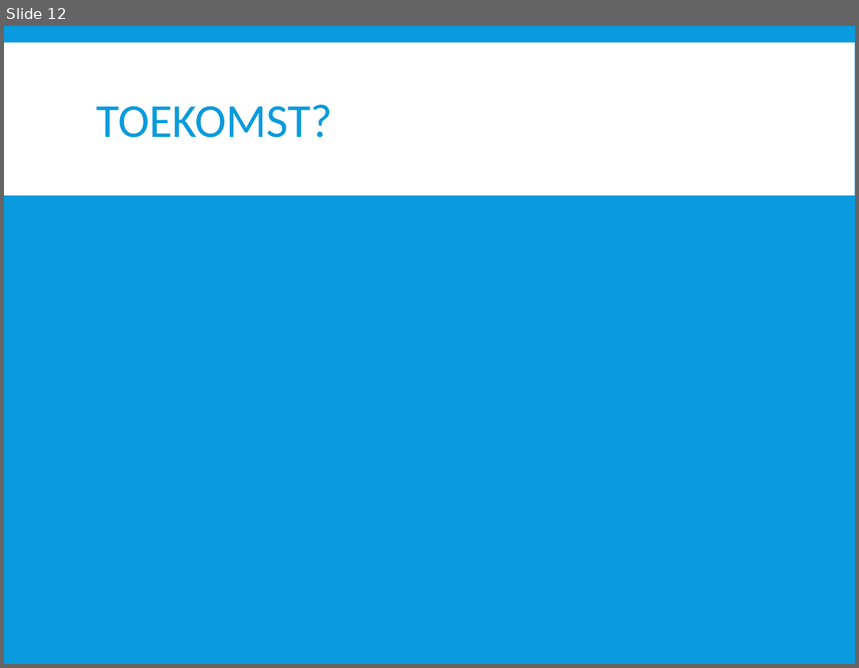
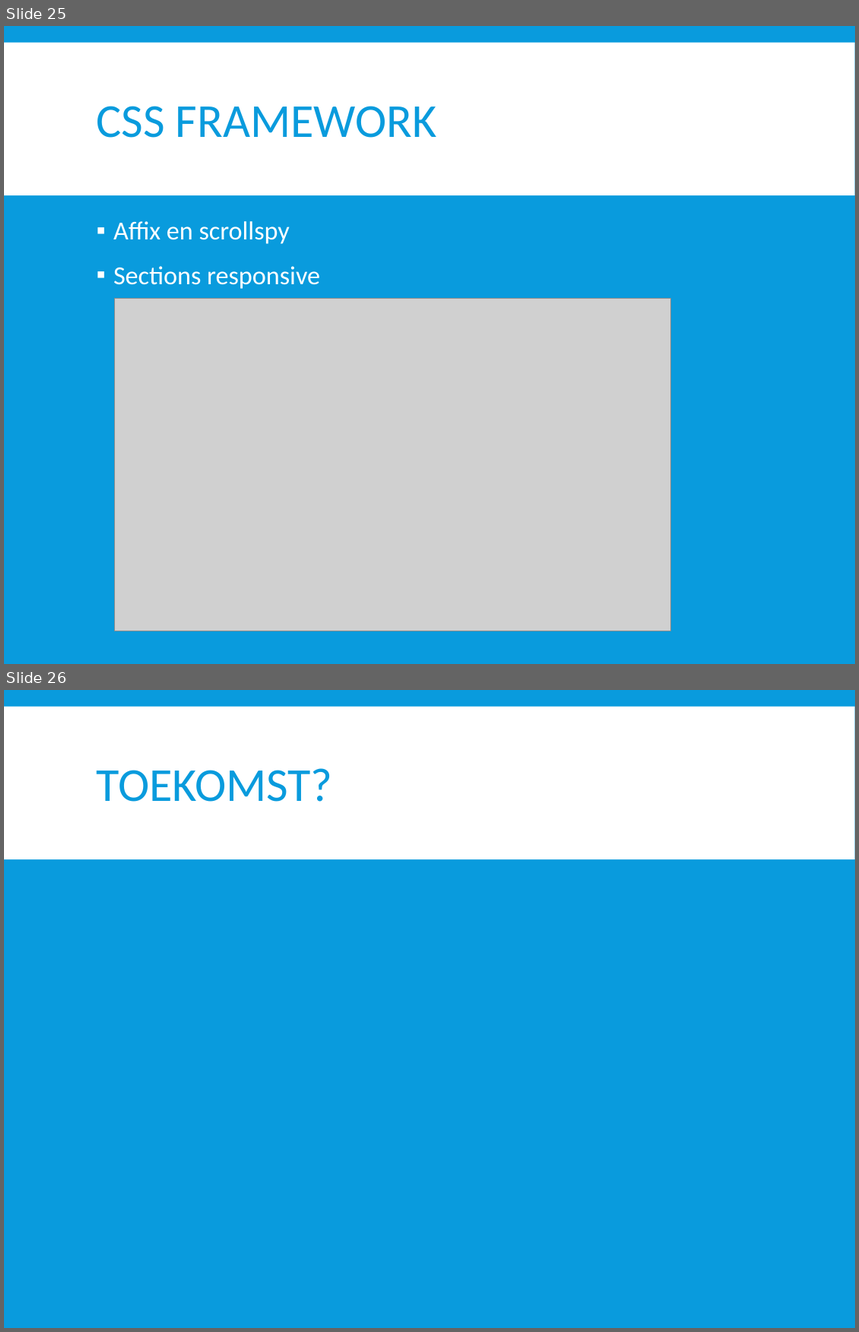
Before and after one commit to dlife/InstantInterview, a slide deck: Presentatie/2015 06 04 Presentatie II.pptx. Shown one above the other, each under a label of ours: slide 12 before the commit, slides 25 and 26 after it. The pictures are 859x668 and 859x1332 pixels, drawn with LibreOffice and Linux fonts; fonts in the diff are those of the drawing; grey boxes stand for pictures. Boxes give left, top, right and bottom in pixels: in the first picture for what was removed or moved away, otherwise in the second. Text is boxed around its words. In the diff, an @@ line names an element or a change of style, - is before the commit and + after.

```diff
--- a/Presentatie/2015 06 04 Presentatie II.pptx
+++ b/Presentatie/2015 06 04 Presentatie II.pptx
@@ slide 25 added at (x1=4, y1=26, x2=855, y2=664), background #099BDD; not listed: 1 template element that a slide beside it also shows @@
@@ title added at (x1=97, y1=106, x2=437, y2=138), 40 pt, text #099BDD @@
+CSS FRAMEWORK
@@ text added at (x1=113, y1=221, x2=320, y2=289), 22 pt, text #FFFFFF @@
+▪ Affix en scrollspy
+▪ Sections responsive
@@ picture added at (x1=115, y1=298, x2=671, y2=631) @@
@@ what was slide 12 is now slide 26 @@
```
Also in this commit, not shown: 5 slides changed, 15 other slides added, 2 slides removed.
